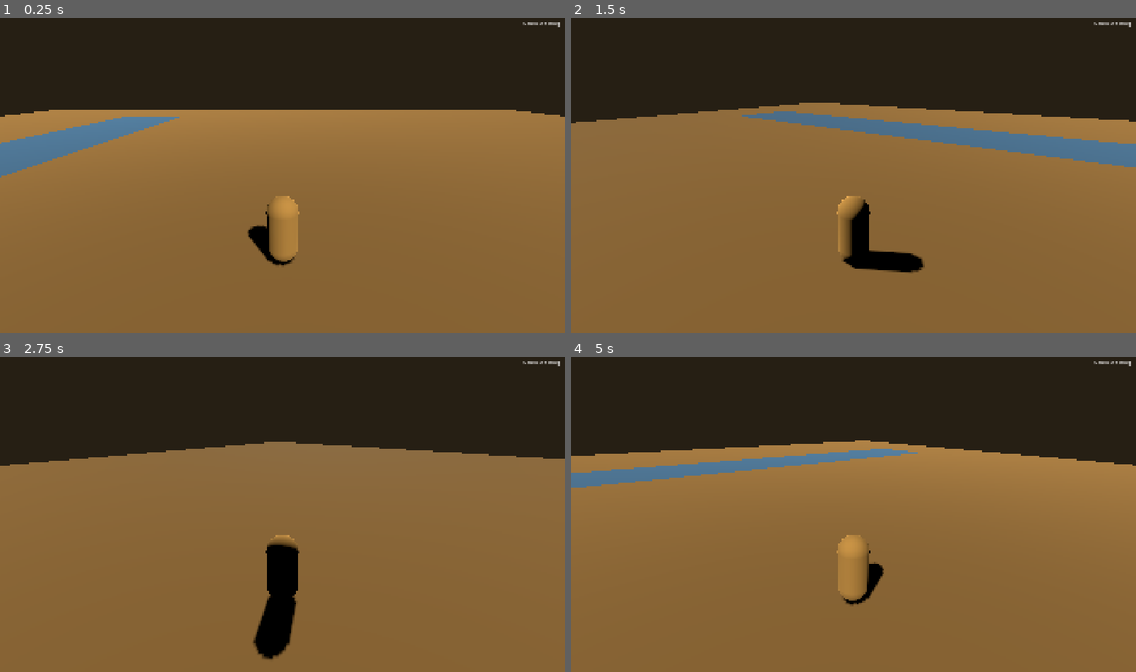
Above: before the commit, frames 1-4 (two rows, left to right).
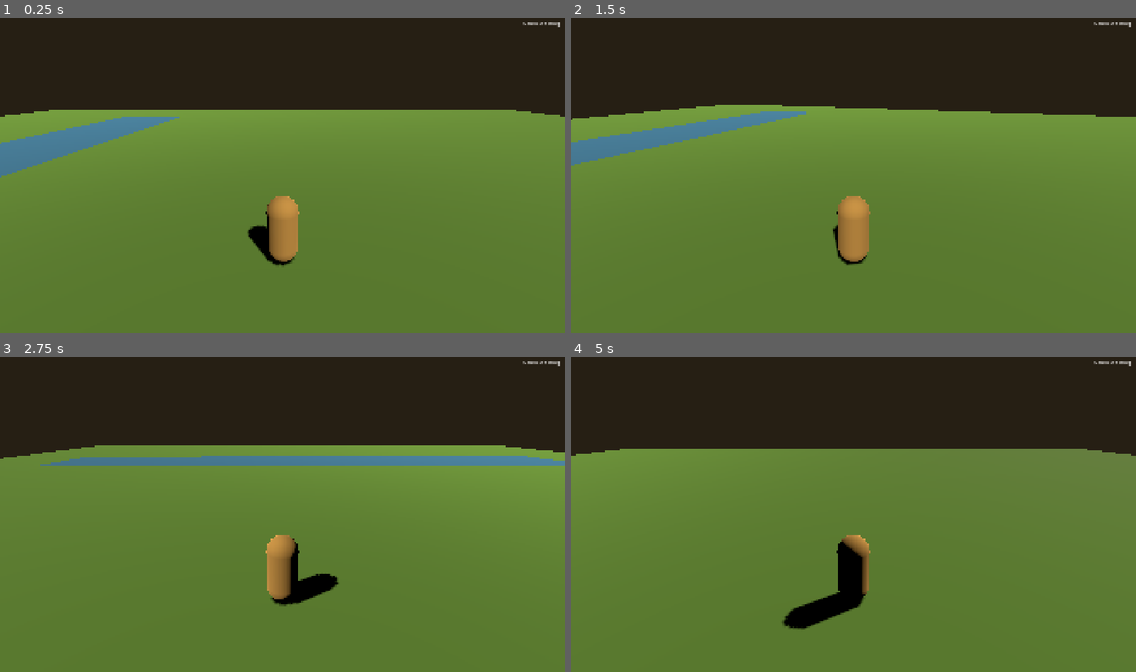
Above: after the commit, the same moments.

Repository: beachclaw/GoldRush1849
Game: Godot game, scene res://scenes/main.tscn
Same seed, same stepped clock (60 frames per second), same inputs: the game is played once before the commit and once after it.
Inputs:
- Up to frame 1 (0.25 s): no input
- Up to frame 2 (1.5 s): tap Enter (ui_accept) at 0.5, 0.77 s; hold Right (ui_right) 0.53-1.28 s; hold Down (ui_down) from 1.28 s (still down)
- Up to frame 3 (2.75 s): tap Enter (ui_accept) at 1.52 s; release Down (ui_down) at 2.03 s; hold Right (ui_right) from 2.03 s (still down)
- Up to frame 4 (5 s): release Right (ui_right) at 2.78 s; hold Up (ui_up) 2.78-3.53 s; tap Enter (ui_accept) at 3.02, 3.77, 4.52 s; hold Left (ui_left) from 3.53 s (still down)

The runs differ from the first frame. In frame 1, 67% of the frame differs, in the area x 0-100%, y 29-100%; in frame 2, 70%; in frame 3, 71%, in the area x 0-100%, y 26-100%; in frame 4, 71%.

Commit message:
🎮 Fix WASD controls, greener ground, F12 screenshot

Diff:
--- a/project.godot
+++ b/project.godot
@@ -23,6 +23,33 @@
 window/size/viewport_height=1080
 window/stretch/mode="canvas_items"
 
+[input]
+
+move_forward={
+"deadzone": 0.5,
+"events": [Object(InputEventKey,"resource_local_to_scene":false,"resource_name":"","device":-1,"window_id":0,"alt_pressed":false,"shift_pressed":false,"ctrl_pressed":false,"meta_pressed":false,"pressed":false,"keycode":0,"physical_keycode":87,"key_label":0,"unicode":119,"location":0,"echo":false,"script":null)
+, Object(InputEventKey,"resource_local_to_scene":false,"resource_name":"","device":-1,"window_id":0,"alt_pressed":false,"shift_pressed":false,"ctrl_pressed":false,"meta_pressed":false,"pressed":false,"keycode":0,"physical_keycode":4194320,"key_label":0,"unicode":0,"location":0,"echo":false,"script":null)
+]
+}
+move_back={
+"deadzone": 0.5,
+"events": [Object(InputEventKey,"resource_local_to_scene":false,"resource_name":"","device":-1,"window_id":0,"alt_pressed":false,"shift_pressed":false,"ctrl_pressed":false,"meta_pressed":false,"pressed":false,"keycode":0,"physical_keycode":83,"key_label":0,"unicode":115,"location":0,"echo":false,"script":null)
+, Object(InputEventKey,"resource_local_to_scene":false,"resource_name":"","device":-1,"window_id":0,"alt_pressed":false,"shift_pressed":false,"ctrl_pressed":false,"meta_pressed":false,"pressed":false,"keycode":0,"physical_keycode":4194322,"key_label":0,"unicode":0,"location":0,"echo":false,"script":null)
+]
+}
+move_left={
+"deadzone": 0.5,
+"events": [Object(InputEventKey,"resource_local_to_scene":false,"resource_name":"","device":-1,"window_id":0,"alt_pressed":false,"shift_pressed":false,"ctrl_pressed":false,"meta_pressed":false,"pressed":false,"keycode":0,"physical_keycode":65,"key_label":0,"unicode":97,"location":0,"echo":false,"script":null)
+, Object(InputEventKey,"resource_local_to_scene":false,"resource_name":"","device":-1,"window_id":0,"alt_pressed":false,"shift_pressed":false,"ctrl_pressed":false,"meta_pressed":false,"pressed":false,"keycode":0,"physical_keycode":4194319,"key_label":0,"unicode":0,"location":0,"echo":false,"script":null)
+]
+}
+move_right={
+"deadzone": 0.5,
+"events": [Object(InputEventKey,"resource_local_to_scene":false,"resource_name":"","device":-1,"window_id":0,"alt_pressed":false,"shift_pressed":false,"ctrl_pressed":false,"meta_pressed":false,"pressed":false,"keycode":0,"physical_keycode":68,"key_label":0,"unicode":100,"location":0,"echo":false,"script":null)
+, Object(InputEventKey,"resource_local_to_scene":false,"resource_name":"","device":-1,"window_id":0,"alt_pressed":false,"shift_pressed":false,"ctrl_pressed":false,"meta_pressed":false,"pressed":false,"keycode":0,"physical_keycode":4194321,"key_label":0,"unicode":0,"location":0,"echo":false,"script":null)
+]
+}
+
 [rendering]
 
 environment/defaults/default_clear_color=Color(0.15, 0.12, 0.08, 1)
--- a/scenes/game.tscn
+++ b/scenes/game.tscn
@@ -9,7 +9,7 @@
 size = Vector2(80, 80)
 
 [sub_resource type="StandardMaterial3D" id="Mat_Ground"]
-albedo_color = Color(0.55, 0.42, 0.25, 1)
+albedo_color = Color(0.35, 0.52, 0.22, 1)
 
 [sub_resource type="BoxShape3D" id="BoxShape_Ground"]
 size = Vector3(80, 0.5, 80)
--- a/src/entities/Player.gd
+++ b/src/entities/Player.gd
@@ -20,9 +20,9 @@
 	if not is_on_floor():
 		velocity.y -= GRAVITY * delta
 
-	# Movement
-	var input_dir = Input.get_vector("ui_left", "ui_right", "ui_up", "ui_down")
-	var direction = (transform.basis * Vector3(input_dir.x, 0, input_dir.y)).normalized()
+	# WASD movement (relative to world, not camera)
+	var input_dir = Input.get_vector("move_left", "move_right", "move_forward", "move_back")
+	var direction = Vector3(input_dir.x, 0, input_dir.y).normalized()
 
 	if direction:
 		velocity.x = direction.x * SPEED
@@ -36,8 +36,12 @@
 	move_and_slide()
 
 func _unhandled_input(event: InputEvent) -> void:
+	# Pan
 	if event.is_action_pressed("ui_accept") and can_pan and not is_panning:
 		_start_panning()
+	# Screenshot (F12)
+	if event is InputEventKey and event.pressed and event.keycode == KEY_F12:
+		_save_screenshot()
 
 func _start_panning() -> void:
 	is_panning = true
@@ -62,3 +66,9 @@
 func exit_pan_zone() -> void:
 	can_pan = false
 	pan_zone = null
+
+func _save_screenshot() -> void:
+	var img = get_viewport().get_texture().get_image()
+	var path = "user://screenshot.png"
+	img.save_png(path)
+	print("Screenshot saved to: " + OS.get_user_data_dir() + "/screenshot.png")
